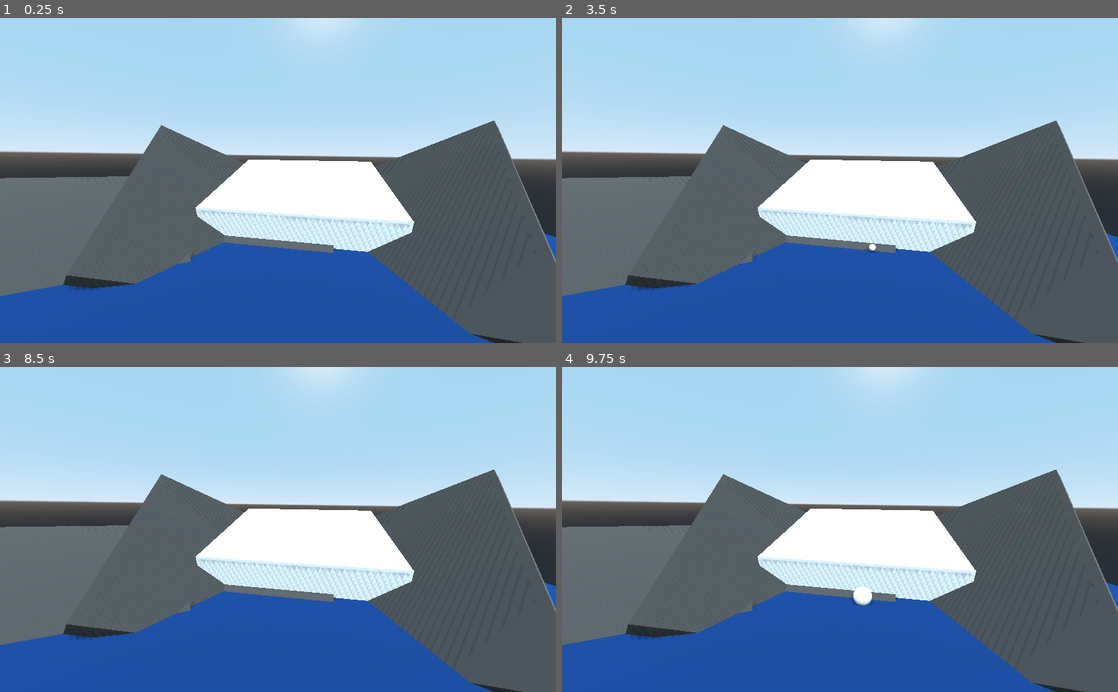
Above: before the commit, frames 1-4 (two rows, left to right).
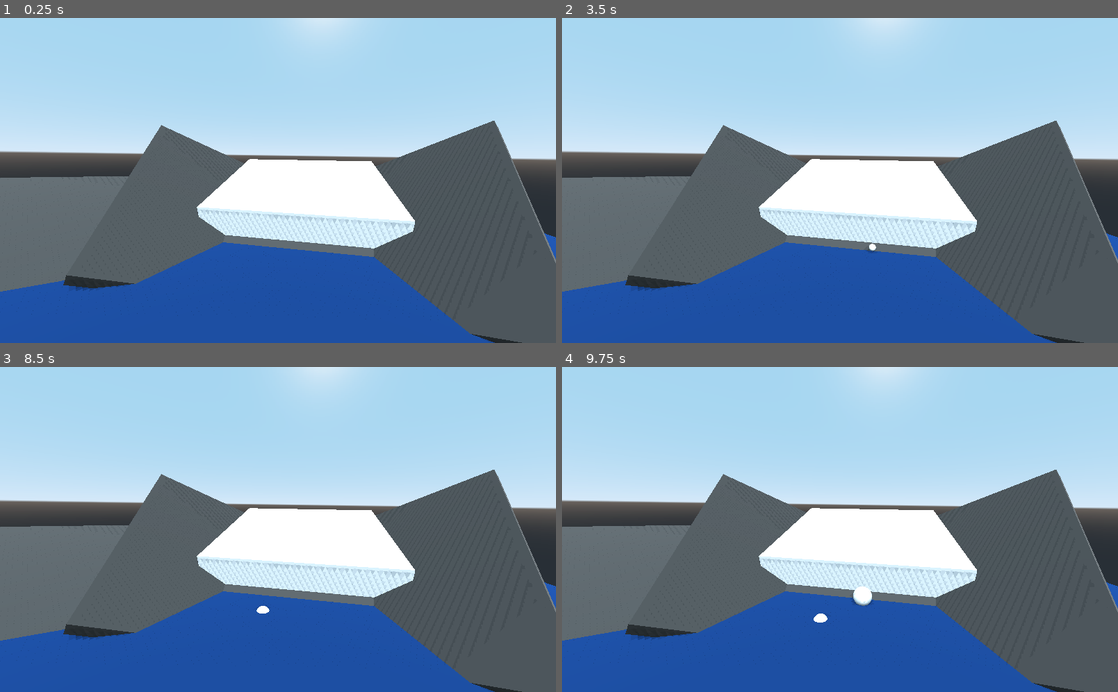
Above: after the commit, the same moments.

Repository: nikolajbaer/ld50
Game: Godot game, scene res://root.tscn
Two runs of this game, one before a commit and one after it. Both use one fixed random seed, a clock stepped at 60 frames per second and the inputs below.
Inputs (mouse positions are in pixels of both pictures, inside the frame that each line leads up to):
- Up to frame 1 (0.25 s): no input
- Up to frame 2 (3.5 s): tap Enter at 0.5, 2 s; move the mouse to (962, 164) at 0.52 s; click (962, 164) at 0.67 s; tap Space at 1.25, 2.75 s; drag from (728, 196) to (812, 245) at 1.27 s; move the mouse to (895, 109) at 2.02 s; click (895, 109) at 2.17 s; drag from (812, 245) to (673, 131) at 2.77 s
- Up to frame 3 (8.5 s): tap Enter at 3.5 s; move the mouse to (444, 578) at 3.52 s; click (444, 578) at 3.67 s; tap Space at 4.25 s; drag from (111, 480) to (194, 448) at 4.27 s; move the mouse to (305, 529) at 5.02 s; click (305, 529) at 5.17 s; drag from (194, 448) to (166, 545) at 5.77 s; move the mouse to (400, 513) at 6.52 s; click (400, 513) at 6.67 s; drag from (166, 545) to (250, 594) at 7.27 s; move the mouse to (333, 458) at 8.02 s; click (333, 458) at 8.17 s
- Up to frame 4 (9.75 s): drag from (812, 594) to (673, 480) at 8.77 s; move the mouse to (1006, 578) at 9.52 s; click (1006, 578) at 9.67 s

The runs differ from the first frame. In frame 1, 0.7% of the frame differs, in the area x 0-75%, y 43-86%; in frame 2, 0.7%; in frame 3, 0.8%; in frame 4, 0.8%.

Commit message:
somewhat throwing, but need to tweak how we move in 3d, add constraints, enforce collisions

Diff:
--- a/Snowball.gd
+++ b/Snowball.gd
@@ -1,21 +1,74 @@
 extends RigidBody
 
+signal grabbed
 
-# Declare member variables here. Examples:
-# var a = 2
-# var b = "text"
+var water_y
+var bob
+var float_velocity
+var floating
+var BOB_X = 3 # controls intensity of bob, adjusted to scale
+var BOB_FQ = 0.4 # higher makes bob slower
+var grabbed
+var camera
+# https://github.com/christinoleo/godot-plugin-DragDrop3D/blob/master/addons/DragDrop3D/DragDropController.gd
+var ray_length = 100
+var last_mouse
+var can_grab = false
+var grab_point
 
-
-# Called when the node enters the scene tree for the first time.
 func _ready():
-	pass # Replace with function body.
-
+	#BOB_X *= scale.x
+	floating = false
+	grabbed = false
+	camera = get_tree().get_root().get_camera()
 
 # Called every frame. 'delta' is the elapsed time since the previous frame.
-#func _process(delta):
-#	pass
+func _process(delta):
+	if grabbed:
+		var mouse = get_viewport().get_mouse_position()
 
+		# https://www.scratchapixel.com/lessons/3d-basic-rendering/minimal-ray-tracer-rendering-simple-shapes/ray-plane-and-ray-disk-intersection
+		var n = Vector3(-1,0,0) # intersect plane 45 deg back towards the glacier
+		var p0 = grab_point
+		var l0 = camera.project_ray_origin(mouse)
+		var l = camera.project_ray_normal(mouse).normalized()
+		var denom = n.dot(l)
+		if denom > 0.0001:
+			var p0l0 = p0 - l0
+			var t = p0l0.dot(n) / denom
+
+			translation = l0 + t * l
+			if translation.y < water_y:
+				translation.y = water_y
+
+	elif floating:
+		translation += float_velocity * delta
+		if bob < 10: # TODO make this a buoyant force instead..
+			translation.y = -1 * (sin(BOB_X*bob)/BOB_X * BOB_FQ/bob) + water_y
+			bob += delta
+
+func start_float():
+	float_velocity = linear_velocity * 0.5
+	float_velocity.y = 0
+	set_mode(RigidBody.MODE_KINEMATIC)
+	bob = 0.01
+	water_y = translation.y
+	floating = true
+	can_grab = true
+
+func start_grab():
+	grabbed = true
+	floating = false
+	grab_point = translation
+	set_mode(RigidBody.MODE_KINEMATIC)
+	emit_signal("grabbed")
+
+func release_grab(vel):
+	grabbed = false
+	linear_velocity = vel
+	set_mode(RigidBody.MODE_RIGID)
 
 func _on_Snowball_input_event(camera, event, position, normal, shape_idx):
-	if event is InputEventMouse:
-		print("Click Snowball")
+	if event is InputEventMouseButton and event.button_index == BUTTON_LEFT:
+		if event.is_pressed() and floating:
+			start_grab()
--- a/Snowball.tscn
+++ b/Snowball.tscn
@@ -1,10 +1,14 @@
-[gd_scene load_steps=3 format=2]
+[gd_scene load_steps=4 format=2]
+
+[ext_resource path="res://Snowball.gd" type="Script" id=1]
 
 [sub_resource type="SphereShape" id=1]
 
 [sub_resource type="SphereMesh" id=2]
 
 [node name="Snowball" type="RigidBody"]
+collision_layer = 3
+script = ExtResource( 1 )
 
 [node name="CollisionShape" type="CollisionShape" parent="."]
 shape = SubResource( 1 )
--- a/root.gd
+++ b/root.gd
@@ -4,6 +4,7 @@
 
 var rate
 var t
+var current_snowball
 
 func _ready():
 	rate = 3.0
@@ -18,10 +19,21 @@
 		b.scale *= rand_range(0.5,1.5)
 		b.rotation.x = rand_range(-1,1)
 		b.rotation.z = rand_range(-1,1)
+		b.connect("grabbed",self,"_snowball_grabbed",[b])
 		add_child(b)
 		rate *= rand_range(0.95,1.0)
 	else:
 		t += delta
 
 func _on_Area_body_entered(body):
-	body.set_mode(RigidBody.MODE_KINEMATIC)
+	if body.get_mode() == RigidBody.MODE_RIGID:
+		body.start_float()
+
+func _snowball_grabbed(snowball):
+	current_snowball = snowball
+
+func _input(event):
+	if event is InputEventMouseButton and event.button_index == BUTTON_LEFT:
+		if not event.is_pressed() and current_snowball:
+			current_snowball.release_grab(Vector3())
+			current_snowball = null
--- a/root.tscn
+++ b/root.tscn
@@ -25,13 +25,13 @@
 fov = 75.0
 
 [node name="Wall" parent="." instance=ExtResource( 1 )]
-transform = Transform( 1, 0, 0, 0, 0.910907, -0.412611, 0, 0.412611, 0.910907, -13.545, 0, -30.7134 )
+transform = Transform( 1, 0, 0, 0, 0.910907, -0.412611, 0, 0.412611, 0.910907, -5.76138, 0, -30.7134 )
 
 [node name="Wall2" parent="." instance=ExtResource( 1 )]
 transform = Transform( 0.714216, 0.606153, 0.349963, -0.40775, 0.766725, -0.495855, -0.568889, 0.21145, 0.794766, -15, 0, -30.7134 )
 
 [node name="Wall4" parent="." instance=ExtResource( 1 )]
-transform = Transform( 0.830571, 0.150721, 0.53613, -0.00879401, 0.966111, -0.257977, -0.556844, 0.209553, 0.803749, -39.1318, -0.364311, -14.6355 )
+transform = Transform( 0.830571, 0.150721, 0.53613, -0.00879401, 0.966111, -0.257977, -0.556844, 0.209553, 0.803749, -40.7287, -0.364311, -14.7597 )
 
 [node name="Wall3" parent="." instance=ExtResource( 1 )]
 transform = Transform( 0.716594, -0.604044, -0.348745, 0.406332, 0.767925, -0.495162, 0.56691, 0.213124, 0.795733, 15, 0, -30.7134 )
@@ -57,7 +57,7 @@
 transform = Transform( 1, 0, 0, 0, 1, 0, 0, 0, 1, 0, -1.75639, -19.6715 )
 
 [node name="Glacier" type="KinematicBody" parent="."]
-transform = Transform( 35.0544, 0, 0, 0, 4.18055, -4.03034, 0, 1.16739, 14.4331, 0, 2.13428, -35.9084 )
+transform = Transform( 35.0544, 0, 0, 0, 4.18055, -4.03034, 0, 1.16739, 14.4331, 0.18631, 2.22125, -35.9988 )
 
 [node name="MeshInstance" type="MeshInstance" parent="Glacier"]
 mesh = SubResource( 2 )
